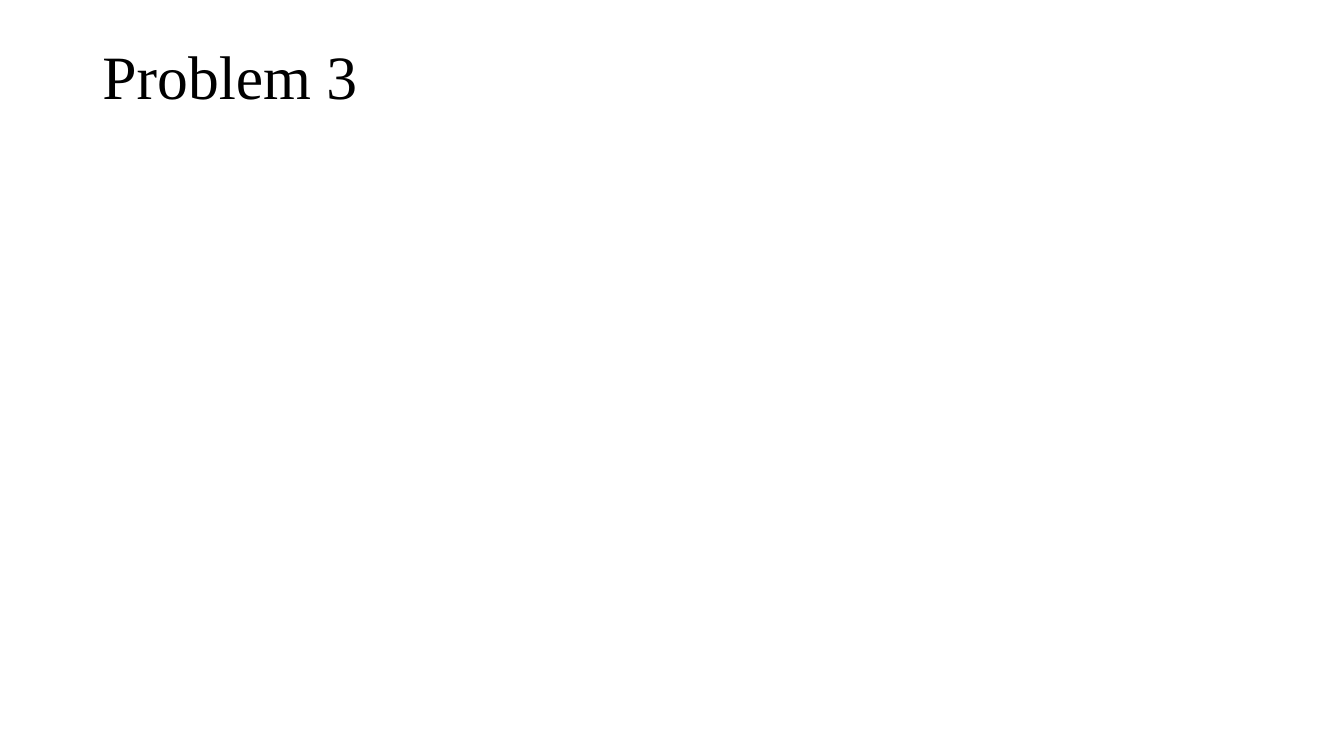
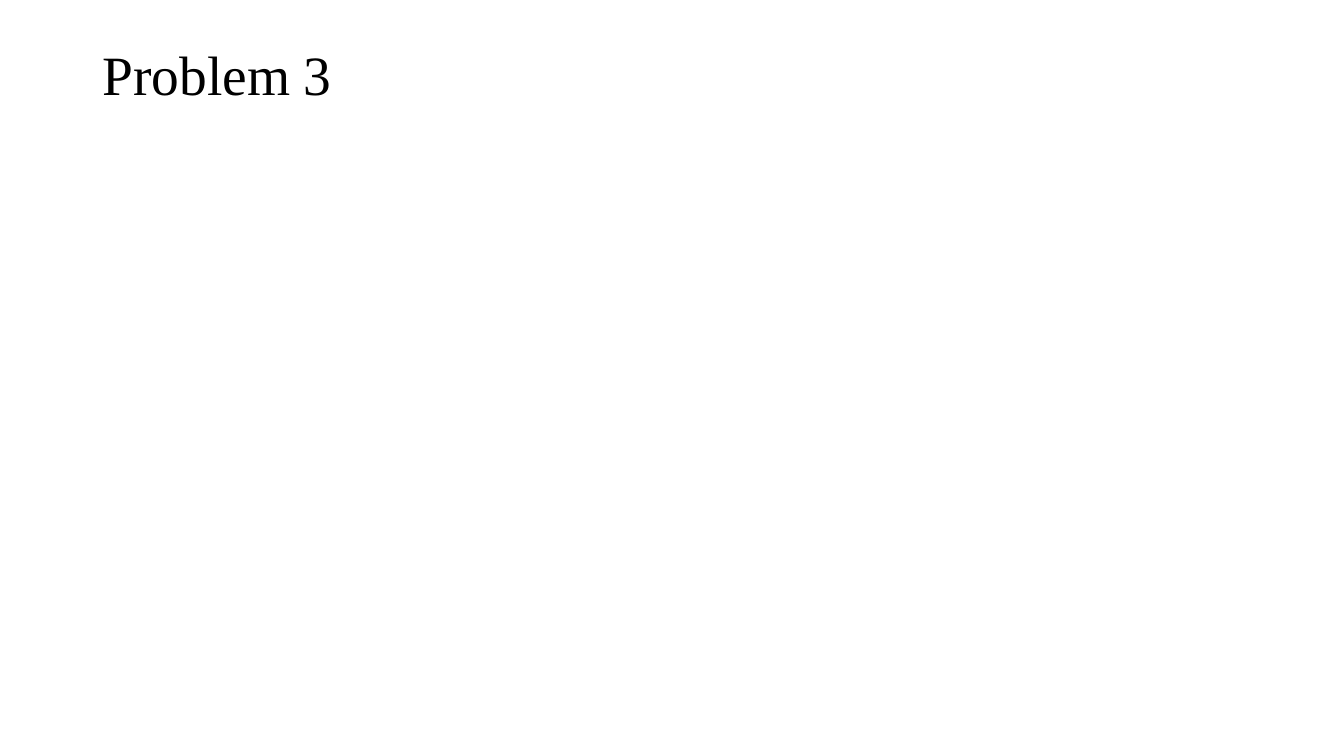
Before and after one commit to Thoalfeqar-gata/Masters-Degree-Mathematics, a slide deck: slide 14 of Optimization Problem Formulation.pptx (slide 17 before the commit). Drawn at 1344x756 pixels with LibreOffice and Linux fonts; fonts in the diff are those of the drawing; grey boxes stand for pictures. Boxes give left, top, right and bottom in pixels: in the first picture for what was removed or moved away, otherwise in the second. Text is boxed around its words. In the diff, an @@ line names an element or a change of style, - is before the commit and + after.

```diff
--- a/Optimization Problem Formulation.pptx
+++ b/Optimization Problem Formulation.pptx
@@ title "Problem 3" at box(102, 56, 332, 96): size 44 to 39.6 pt @@
```
Also in this commit, not shown: 4 other slides changed, 3 slides added, 1 other file.
